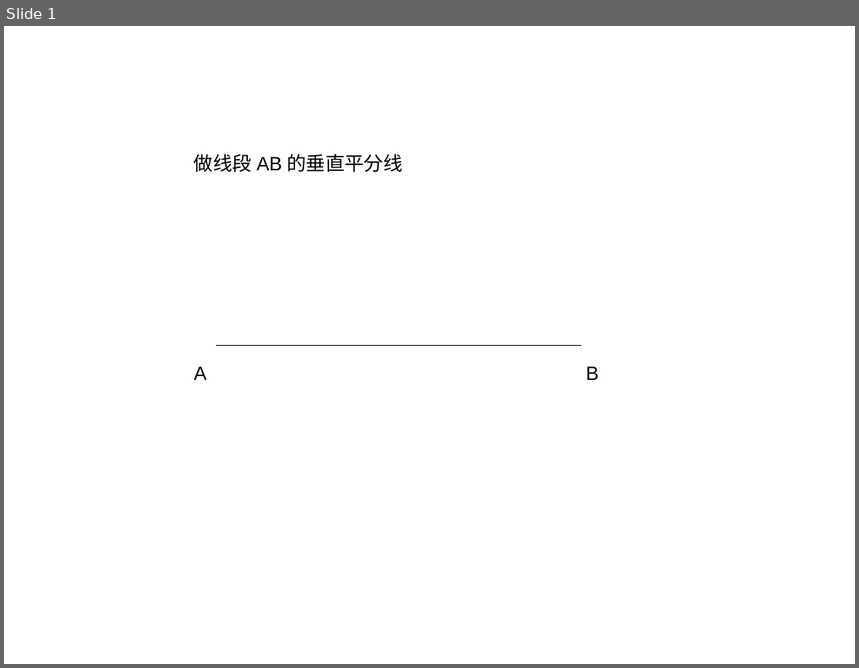
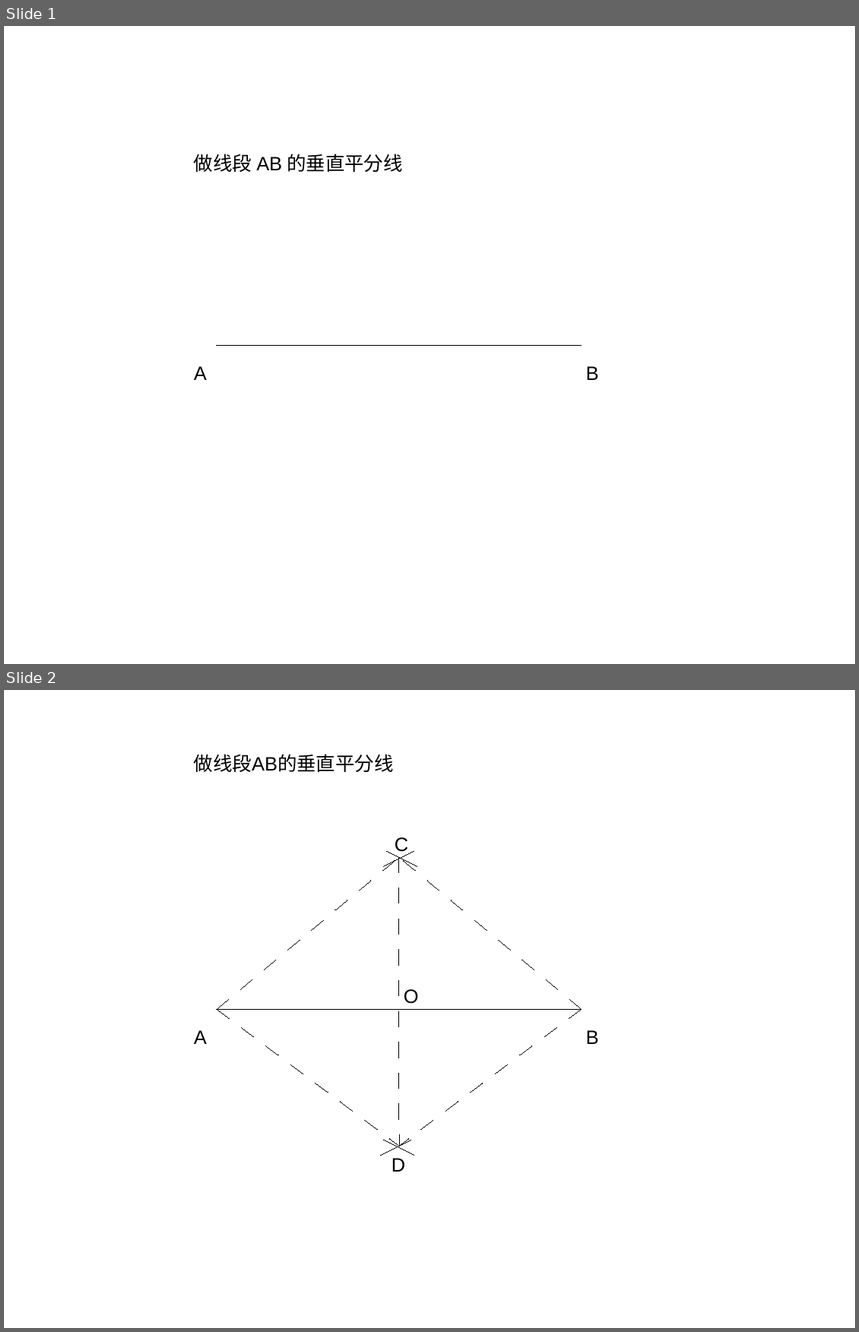
Before and after one commit to ericzhang/english-math, a slide deck: 2025-07-30/2025-07-30-math.odp. Shown one above the other, each under a label of ours: slide 1 before the commit, slides 1 and 2 after it. The pictures are 859x668 and 859x1332 pixels, drawn with LibreOffice and Linux fonts; fonts in the diff are those of the drawing. Boxes give left, top, right and bottom in pixels: in the first picture for what was removed or moved away, otherwise in the second. Text is boxed around its words. In the diff, an @@ line names an element or a change of style, - is before the commit and + after.

```diff
--- a/2025-07-30/2025-07-30-math.odp
+++ b/2025-07-30/2025-07-30-math.odp
@@ slide 2 added at <box>4,690,855,1328</box>, background #FFFFFF @@
@@ text added at <box>194,754,393,772</box>, 18 pt, text #000000 @@
+做线段AB的垂直平分线
@@ text added at <box>395,837,408,856</box>, 18 pt, text #000000 @@
+C
@@ line added from (218, 1009) to (399, 858), #000000 0 pt @@
@@ line added from (384, 866) to (414, 851), #000000 0 pt @@
@@ line added from (417, 866) to (387, 851), #000000 0 pt @@
@@ line added from (582, 1009) to (399, 858), #000000 0 pt @@
@@ line added from (399, 858) to (399, 1147), #000000 0 pt @@
@@ text added at <box>404,989,419,1004</box>, 18 pt, text #000000 @@
+O
@@ text added at <box>194,1030,207,1044</box>, 18 pt, text #000000 @@
+A
@@ line added from (218, 1009) to (582, 1009), #000000 0 pt @@
@@ line added from (218, 1009) to (399, 1147), #000000 0 pt @@
@@ line added from (582, 1009) to (399, 1147), #000000 0 pt @@
@@ text added at <box>586,1030,599,1044</box>, 18 pt, text #000000 @@
+B
@@ line added from (381, 1155) to (412, 1141), #000000 0 pt @@
@@ line added from (414, 1155) to (384, 1141), #000000 0 pt @@
@@ text added at <box>392,1158,405,1172</box>, 18 pt, text #000000 @@
+D
```
Also in this commit, not shown: 2 other slides added, 68 other files.
